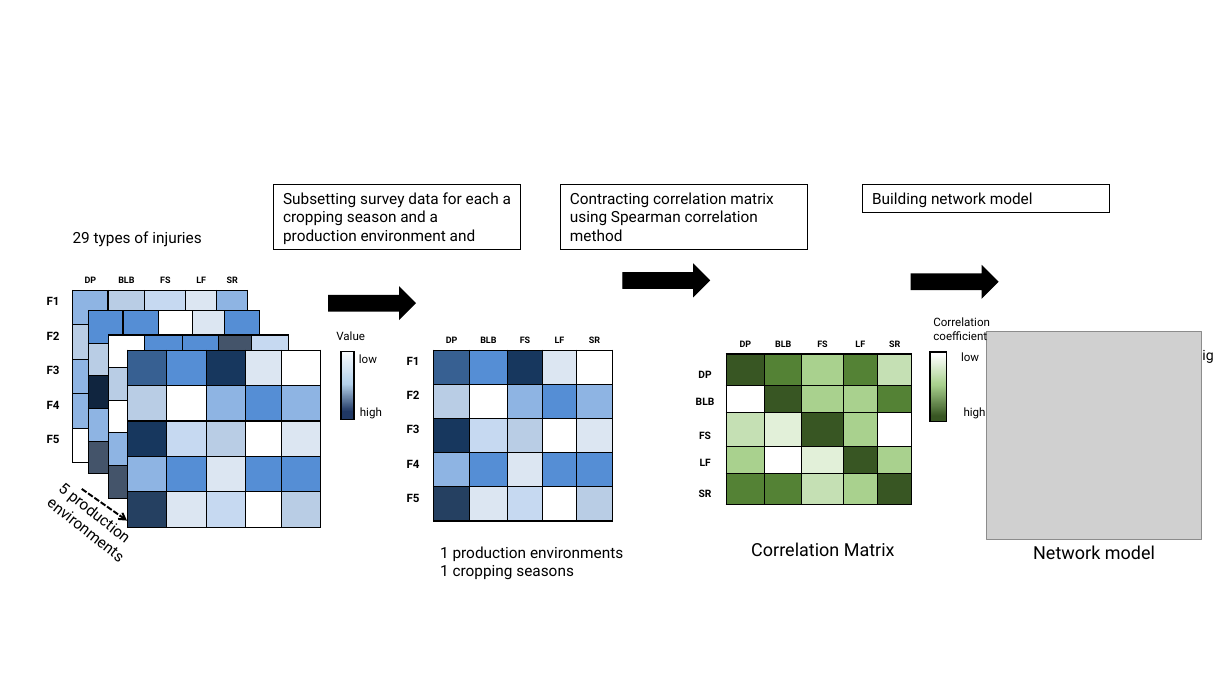
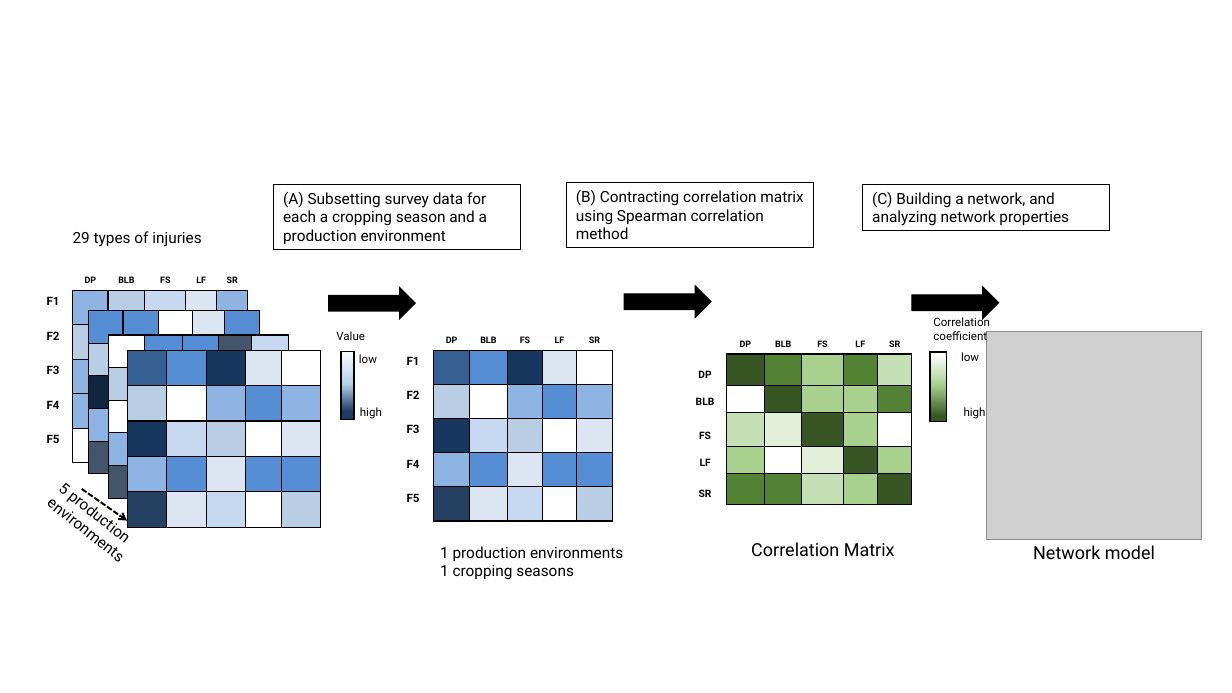
Before and after one commit to sithjaisong/Network-analysis-, a slide deck: slide 1 of dissertation/pipeline2.pptx. Drawn at 1232x693 pixels with LibreOffice and Linux fonts; fonts in the diff are those of the drawing; grey boxes stand for pictures. Boxes give left, top, right and bottom in pixels: in the first picture for what was removed or moved away, otherwise in the second. Text is boxed around its words. In the diff, an @@ line names an element or a change of style, - is before the commit and + after.

```diff
--- a/dissertation/pipeline2.pptx
+++ b/dissertation/pipeline2.pptx
@@ text in rectangle at bbox=[283, 192, 487, 244]: text changed @@
-Subsetting survey data for each a cropping season and a production environment and
+(A) Subsetting survey data for each a cropping season and a production environment
@@ rectangle "(B) Contracting correlation matrix using ...": place and size @@
-rectangle "(B) Contracting correlation matrix using ..." at bbox=[561, 184, 808, 250]
+rectangle "(B) Contracting correlation matrix using ..." at bbox=[567, 183, 813, 249]
@@ text in rectangle at bbox=[576, 190, 803, 239]: text changed @@
-Contracting correlation matrix using Spearman correlation method
+(B) Contracting correlation matrix using Spearman correlation method
@@ rectangle "(C) Building a network, and ...": place and size @@
-rectangle "(C) Building a network, and ..." at bbox=[863, 184, 1110, 212]
+rectangle "(C) Building a network, and ..." at bbox=[863, 184, 1110, 230]
@@ text in rectangle at bbox=[872, 192, 1069, 226]: text changed @@
-Building network model
+(C) Building a network, and analyzing network properties
@@ right arrow: place and size @@
-right arrow at bbox=[623, 265, 709, 297]
+right arrow at bbox=[625, 287, 711, 318]
@@ right arrow: place and size @@
-right arrow at bbox=[911, 266, 997, 298]
+right arrow at bbox=[912, 287, 998, 319]
@@ text removed at bbox=[1186, 342, 1226, 385] @@
-high
```
Also in this commit, not shown: 46 other files.
